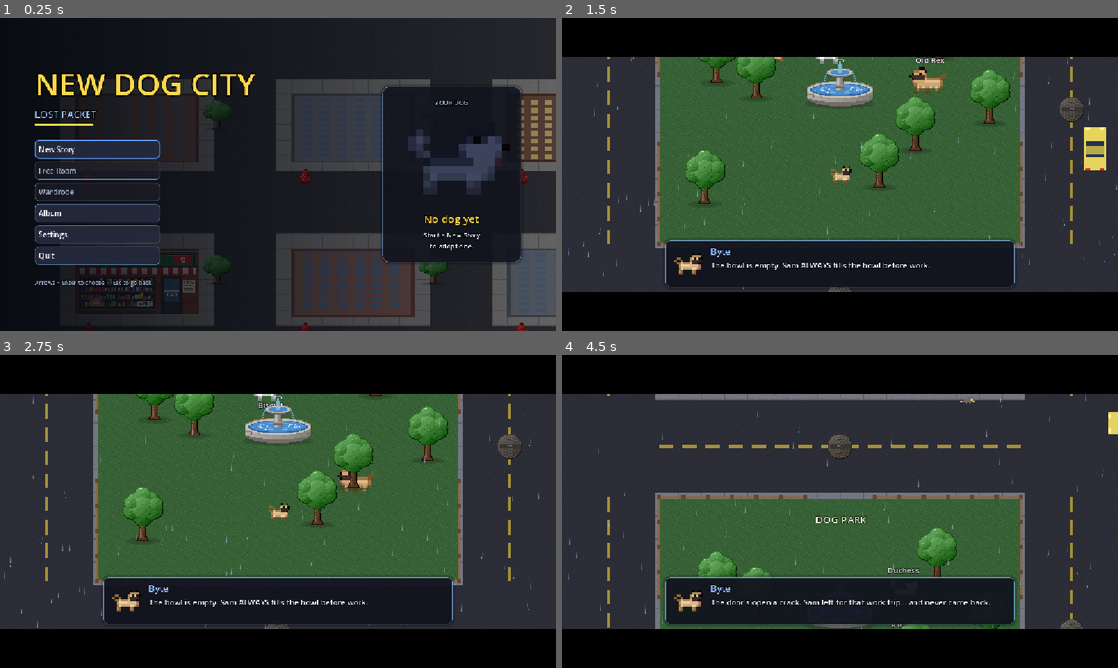
Above: before the commit, frames 1-4 (two rows, left to right).
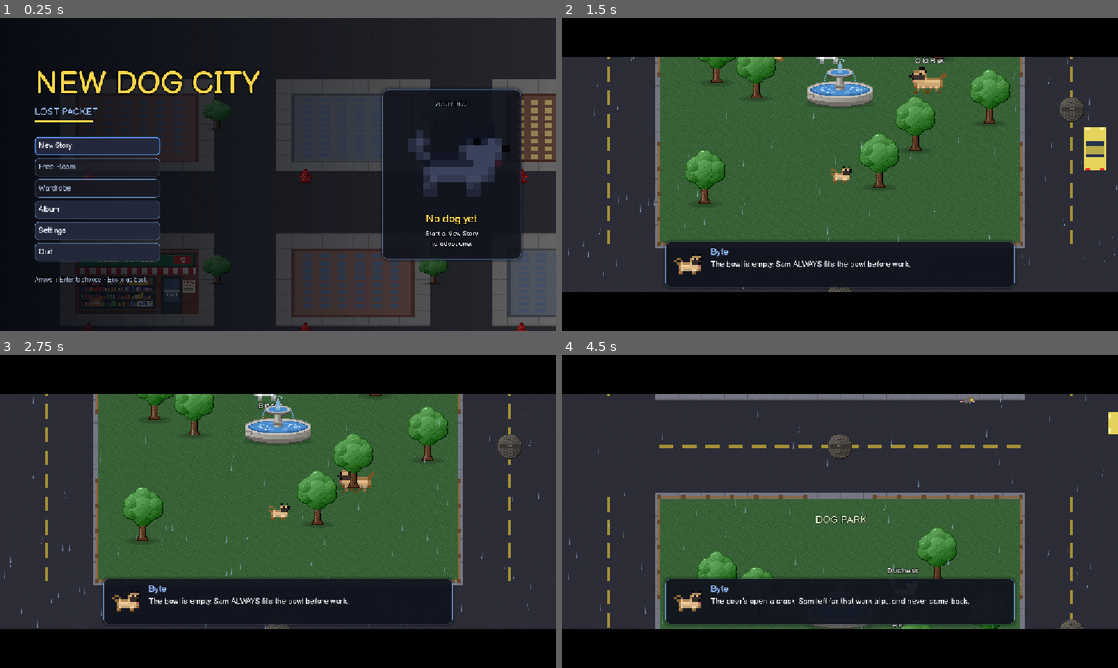
Above: after the commit, the same moments.

Repository: Damon1o/new-dog-city
Game: Godot game, scene res://scenes/Home.tscn
Two runs of this game, one before a commit and one after it. Both use one fixed random seed, a clock stepped at 60 frames per second and the inputs below.
Inputs (mouse positions are in pixels of both pictures, inside the frame that each line leads up to):
- Up to frame 1 (0.25 s): no input
- Up to frame 2 (1.5 s): click "New Story" at 0.5 s; tap Enter at 1.25 s; move the mouse to (962, 158) at 1.27 s; hold D (move_right) from 1.28 s (still down); tap B (wardrobe) at 1.35 s; click (962, 158) at 1.42 s
- Up to frame 3 (2.75 s): release D (move_right) at 2 s; drag from (166, 527) to (250, 574) at 2.02 s
- Up to frame 4 (4.5 s): move the mouse to (895, 442) at 2.77 s; hold D (move_right) 2.78-3.5 s; hold Space (bite) 2.78-3.5 s; tap B (wardrobe) at 3.05 s; drag from (812, 574) to (673, 464) at 3.52 s; move the mouse to (1006, 558) at 4.27 s; hold A (move_left) from 4.28 s (still down); tap 1 (hot_1) at 4.35 s

The runs differ from the first frame. In frame 1, 6.0% of the frame differs, in the area x 6-94%, y 16-86%; in frame 2, 1.1%; in frame 3, 1.0%; in frame 4, 1.3%.

Commit message:
City fonts: blackletter in NY, Balsamiq Sans elsewhere
- Bundle Balsamiq Sans (OFL) as the project font (gui/theme/custom_font).
- city_builder.build() swaps ThemeDB.fallback_font and the HUD theme font
  per city: NY uses a SystemFont asking for Engravers' Old English BT
  (commercial, not bundled), falling back to Old English Text MT.
- Smoke asserts the font in NY and SF.

Co-Authored-By: Claude Opus 5.5 <noreply@anthropic.com>

Diff:
--- a/project.godot
+++ b/project.godot
@@ -27,3 +27,7 @@
 
 Sound="*res://autoload/sound.gd"
 Story="*res://autoload/story.gd"
+
+[gui]
+
+theme/custom_font="res://fonts/BalsamiqSans-Regular.ttf"
--- a/scripts/ui/theme.gd
+++ b/scripts/ui/theme.gd
@@ -37,6 +37,8 @@
 static func make() -> Theme:
 	var t := Theme.new()
 	t.default_font_size = 15
+	t.default_font = ThemeDB.fallback_font  # city_builder.build() swaps it per city
+	t.default_font = ThemeDB.fallback_font  # city_builder.build() swaps it per city
 	t.set_stylebox("panel", "PanelContainer", box())
 	t.set_stylebox("panel", "Panel", box())
 	t.set_color("font_color", "Label", TEXT)
--- a/scripts/world/city_builder.gd
+++ b/scripts/world/city_builder.gd
@@ -8,6 +8,17 @@
 const PERF_EVERY := 300  # frames per frame-time log line
 const VARIANTS := 16  # designs per generic kind, see tools/gen_buildings.py
 const DESIGN := {"building_a": "apartment", "building_b": "office", "building_c": "shop"}
+const SANS := preload("res://fonts/BalsamiqSans-Regular.ttf")  # every city but NY
+## NY blackletter. Engravers' Old English BT is commercial, so it isn't bundled: the OS copy is used.
+## ponytail: machines without it fall back to Old English Text MT, then the OS default.
+## Upgrade path: drop a licensed .ttf in fonts/ and preload it here.
+static var NY_FONT := _ny_font()
+
+static func _ny_font() -> SystemFont:
+	var f := SystemFont.new()
+	f.font_names = ["Engravers' Old English BT", "Engravers Old English BT", "EngraversOldEnglish BT", "Old English Text MT"]
+	f.fallbacks = [SANS]
+	return f
 
 var perf_n := 0
 var perf_sum := 0.0
@@ -25,6 +36,10 @@
 	for list: Array in [g.building_rects, g.parks, g.trees, g.cans, g.water_spots, g.bodega_doors, g.doors, g.stations, g.landmarks, g.manholes]:
 		list.clear()
 	id = city_id
+	var font: Font = NY_FONT if id == "nyc" else SANS
+	ThemeDB.fallback_font = font  # draw_string() callers + any Control without a theme font
+	if g.hud and g.hud.theme:
+		g.hud.theme.default_font = font  # HUD / home / dialog share this theme
 	var c: Dictionary = CITIES[id]
 	g.PARKS = c.parks
 	g.BODEGAS = c.bodegas
--- a/tests/smoke.gd
+++ b/tests/smoke.gd
@@ -399,6 +399,7 @@
 	await frames(50)
 	assert(game.city.id == "sf" and game.inside == "", "landed in SF on the street")
 	assert(game.save_extra["world/city"] == "sf", "save knows the city")
+	assert(ThemeDB.fallback_font == game.city.SANS and game.hud.theme.default_font == game.city.SANS, "Balsamiq Sans outside NY")
 	assert(game.landmarks.size() == 2 and game.landmarks.any(func(l): return l.name == "Coit Tower"), "SF landmarks")
 	assert(game.stations.size() == 4 and game.bodega_doors.size() == 3, "4 cable car stops, 3 corner stores")
 	var sfo: Array = game.doors.filter(func(d): return d.template == "airport")
@@ -1306,6 +1307,7 @@
 	game.city.build("nyc")
 	assert(Performance.get_monitor(Performance.OBJECT_NODE_COUNT) == nodes, "build twice, same node count")
 	assert(game.building_rects.size() == rects and game.landmarks[0].seen, "same city, sights kept")
+	assert(ThemeDB.fallback_font == game.city.NY_FONT and game.hud.theme.default_font == game.city.NY_FONT, "NY blackletter font")
 	paused = false  # the shop checks above leave the tree paused
 	game.city.travel("nyc")
 	await frames(45)
Binary file added: fonts/BalsamiqSans-Regular.ttf
Not shown, added: fonts/BalsamiqSans-Regular.ttf.import
Not shown, added: fonts/OFL.txt
